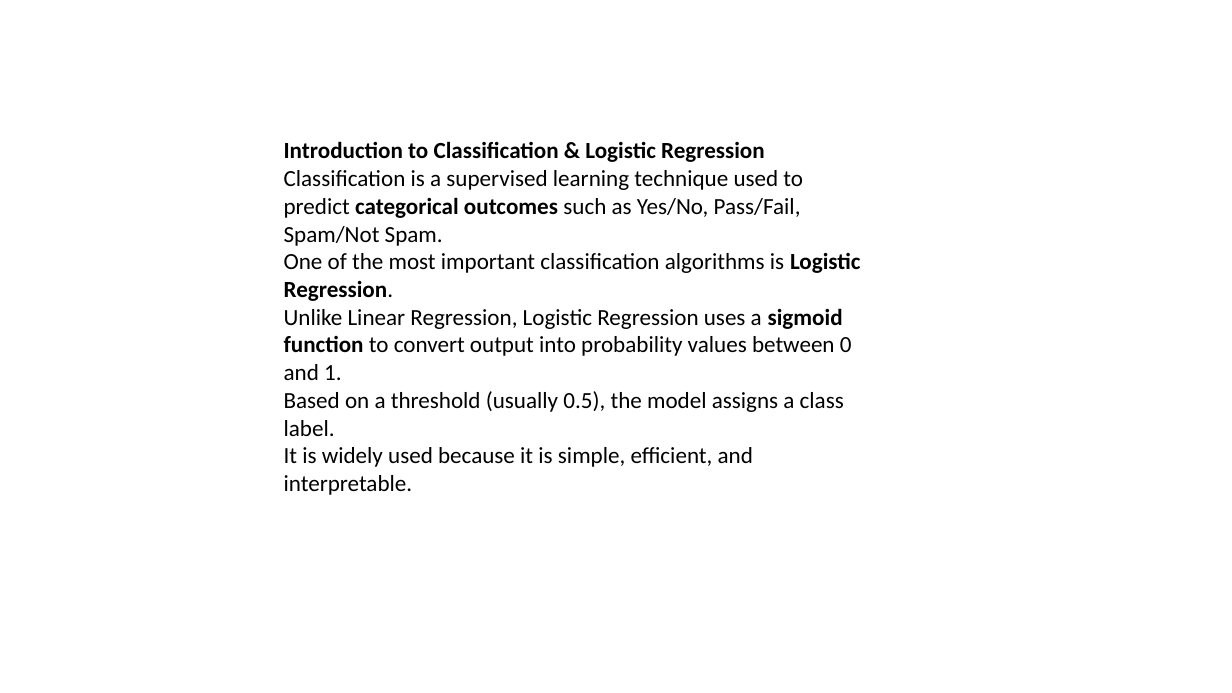
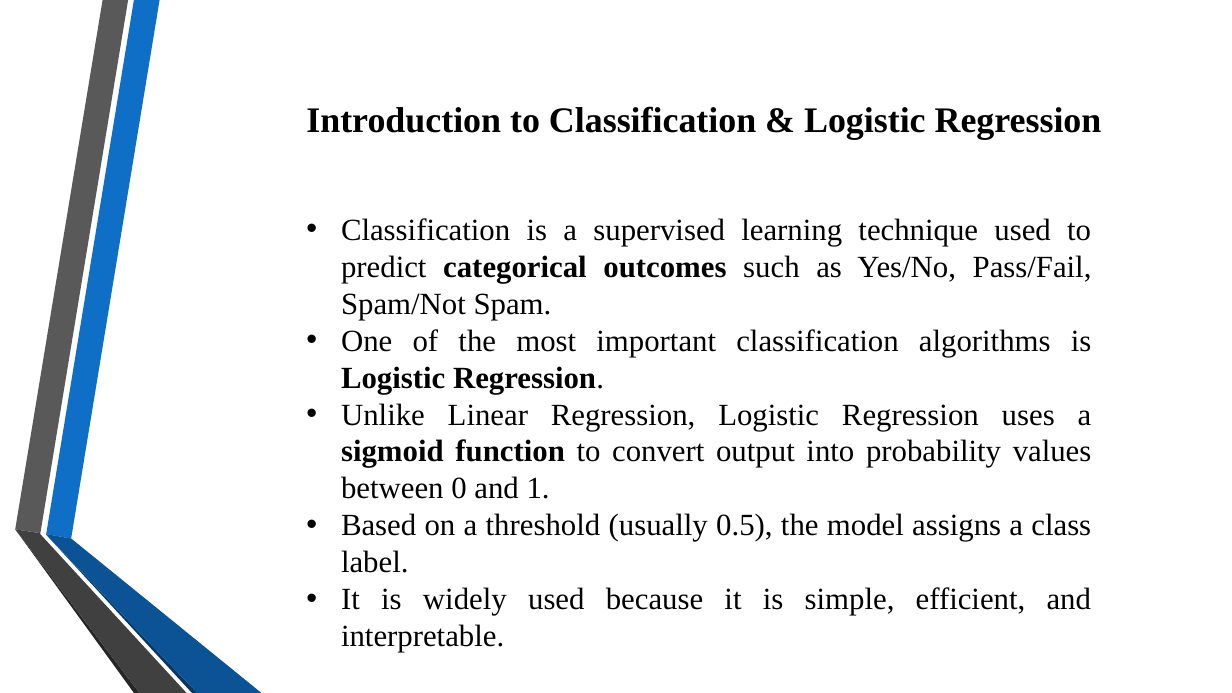
Before and after one commit to VaishnaviJadhav350/intern, a slide deck: slide 23 of Presentation 1 to 8.pptx. Drawn at 1232x693 pixels with LibreOffice and Linux fonts; fonts in the diff are those of the drawing; background and template pictures are left out. Boxes give left, top, right and bottom in pixels: in the first picture for what was removed or moved away, otherwise in the second. Text is boxed around its words. In the diff, an @@ line names an element or a change of style, - is before the commit and + after.

Commit message:
Probability

```diff
--- a/Presentation 1 to 8.pptx
+++ b/Presentation 1 to 8.pptx
@@ text added at <box>306,106,1102,140</box>, 28 pt, text #000000, bold @@
+Introduction to Classification & Logistic Regression
@@ text at <box>284,141,765,162</box>: paragraph removed @@
-Introduction to Classification & Logistic Regression
@@ text "Classification is a supervised learning ...": place and size @@
-text "Classification is a supervised learning ..." at <box>284,141,861,495</box>
+text "Classification is a supervised learning ..." at <box>341,218,1092,652</box>
@@ text "Classification is a supervised learning ..." at <box>341,218,1092,652</box>: size 18 to 24 pt, font Calibri to Times New Roman; alignment left to justified; bullet none to • @@
@@ group added at <box>15,0,262,693</box>: 6 freeform shapes @@
```
Also in this commit, not shown: 23 other slides changed, 4 other files.
